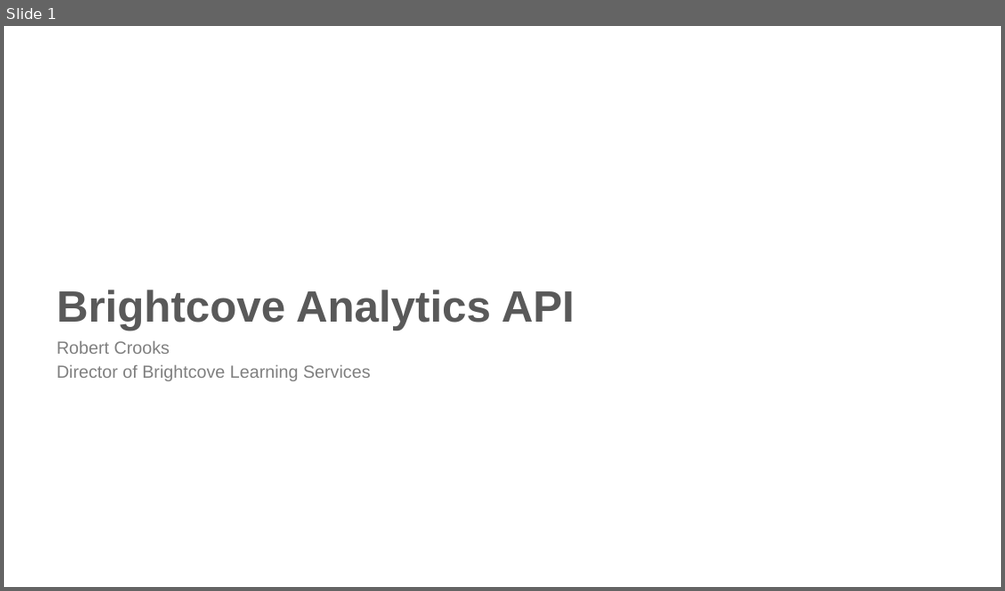
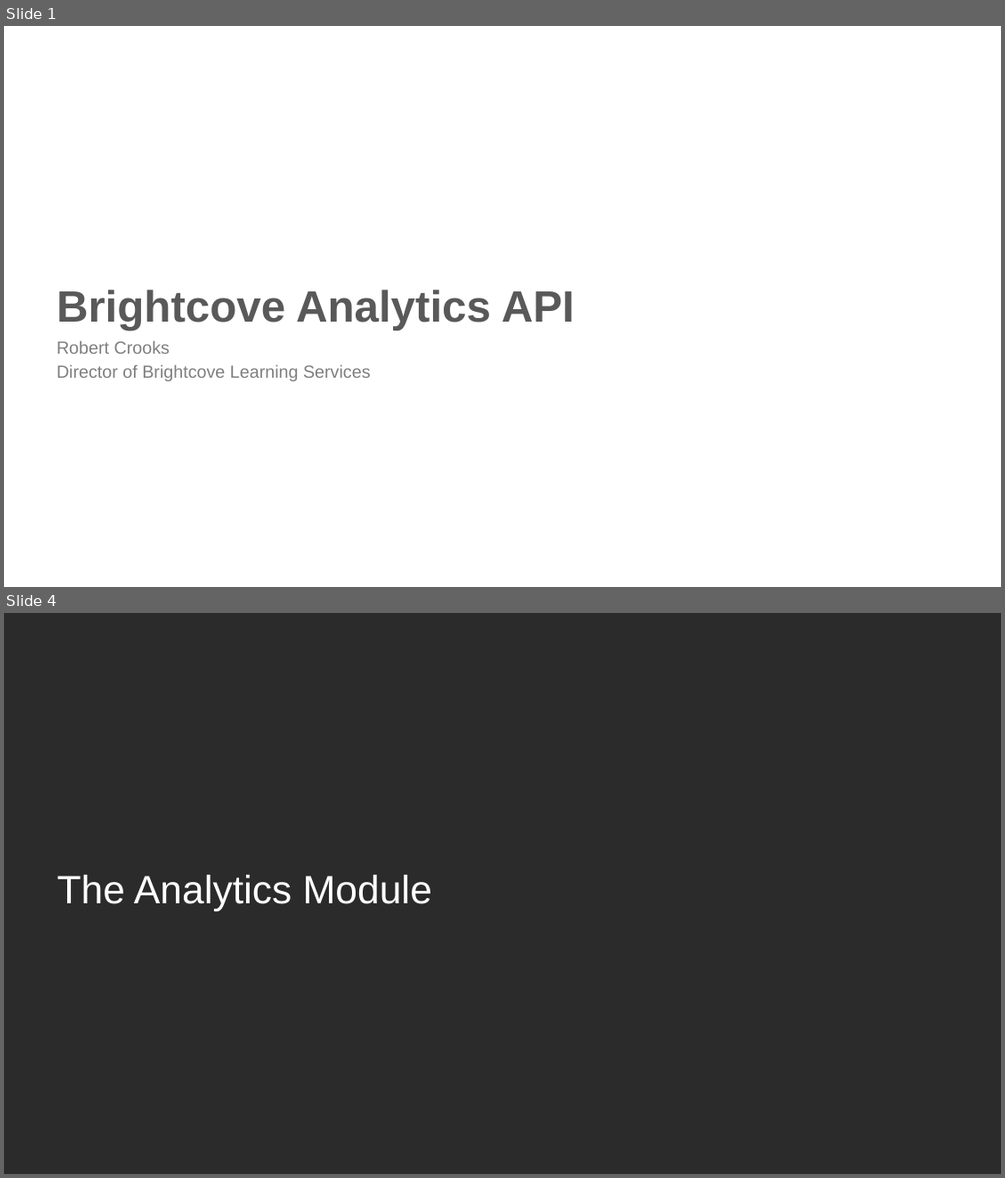
Before and after one commit to BrightcoveLearning/Analytics-API-Training, a slide deck: slides/VideoCloudAnalyticsAPI.pptx. Shown one above the other, each under a label of ours: slide 1 before the commit, slides 1 and 4 after it; the slides between them are not shown. The pictures are 1005x591 and 1005x1178 pixels, drawn with LibreOffice and Linux fonts; fonts in the diff are those of the drawing; background and template pictures are left out; a plain dark background stands for a picture behind light text. Boxes give left, top, right and bottom in pixels: in the first picture for what was removed or moved away, otherwise in the second. Text is boxed around its words. In the diff, an @@ line names an element or a change of style, - is before the commit and + after.

```diff
--- a/slides/VideoCloudAnalyticsAPI.pptx
+++ b/slides/VideoCloudAnalyticsAPI.pptx
@@ slide 4 added at <box>4,613,1001,1174</box>, background picture (left out) @@
@@ title added at <box>57,875,432,910</box>, 54 pt, text #FFFFFF @@
+The Analytics Module
```
Also in this commit, not shown: 2 slides changed, 1 other slide added, 6 other files.
